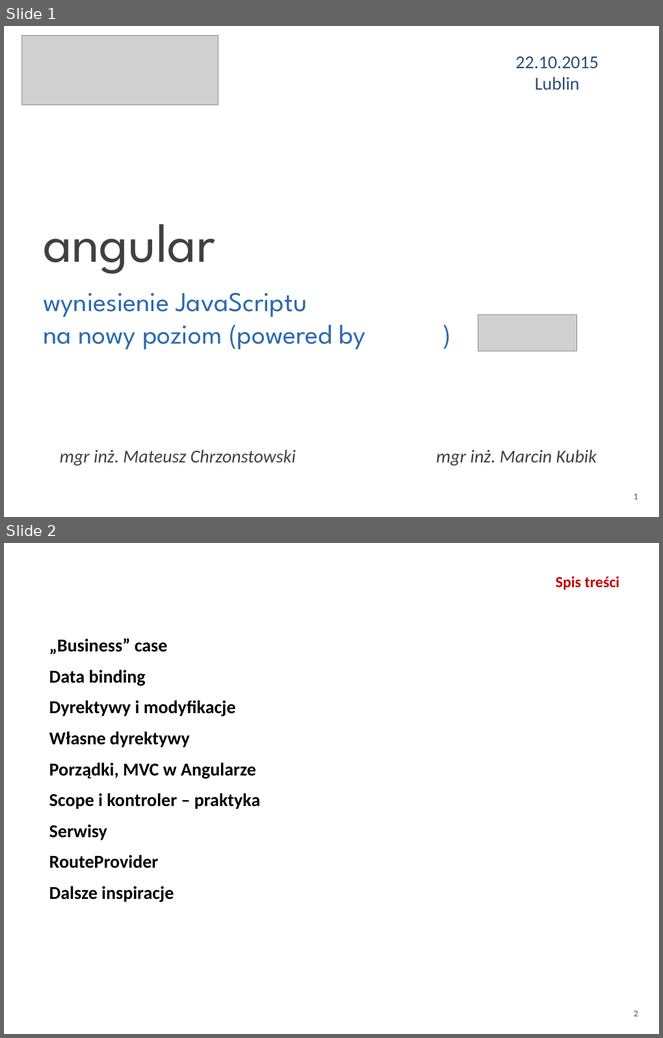
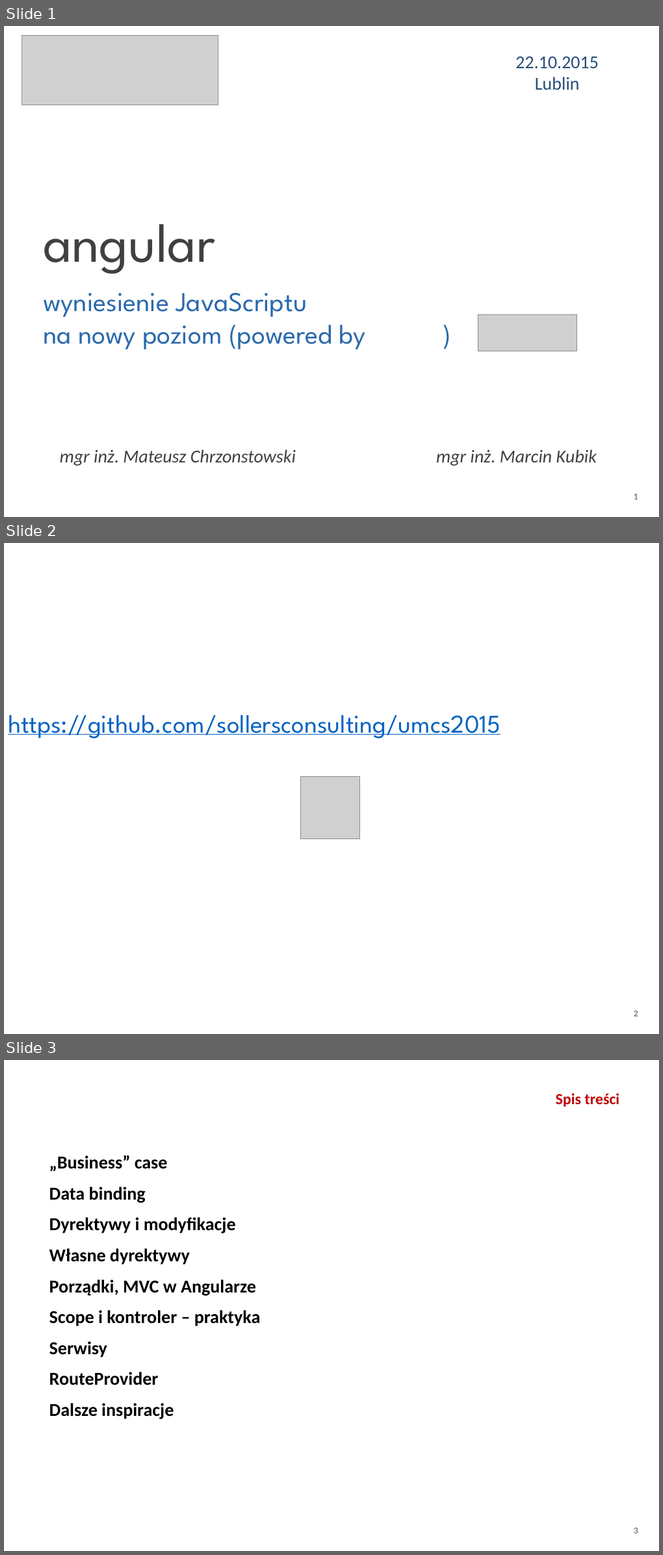
Before and after one commit to sollersconsulting/umcs2015, a slide deck: prezentacja/Angular.ppsx. Shown one above the other, each under a label of ours: slides 1 and 2 before the commit, slides 1, 2 and 3 after it. The pictures are 663x1038 and 663x1555 pixels, drawn with LibreOffice and Linux fonts; fonts in the diff are those of the drawing; grey boxes stand for pictures; background and template pictures are left out. Boxes give left, top, right and bottom in pixels: in the first picture for what was removed or moved away, otherwise in the second. Text is boxed around its words. In the diff, an @@ line names an element or a change of style, - is before the commit and + after.

Commit message:
github ref

```diff
--- a/prezentacja/Angular.ppsx
+++ b/prezentacja/Angular.ppsx
@@ slide 2 added at (x1=4, y1=543, x2=659, y2=1034), background #FFFFFF; not listed: 1 template element that a slide beside it also shows @@
@@ text added at (x1=8, y1=715, x2=501, y2=739), 28 pt, text #0563C1, underline @@
+https://github.com/sollersconsulting/umcs2015
@@ picture added at (x1=301, y1=777, x2=360, y2=839) @@
@@ what was slide 2 is now slide 3 @@
```
